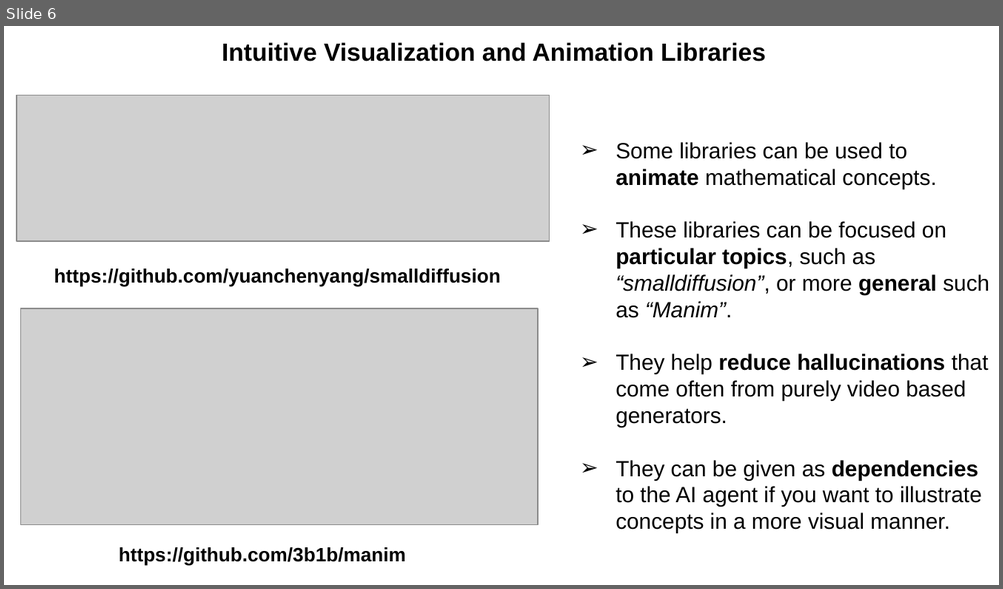
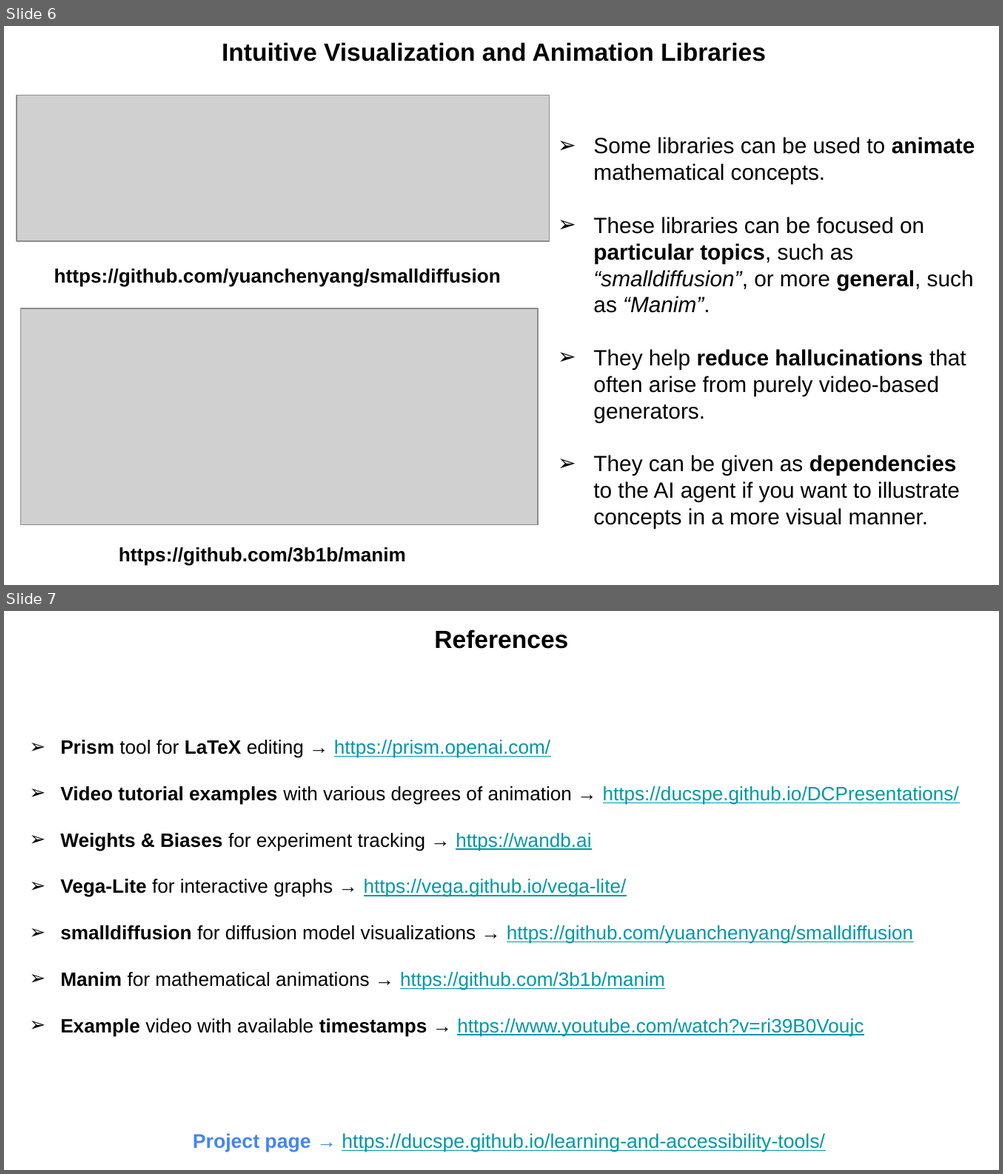
Before and after one commit to ducspe/learning-and-accessibility-tools, a slide deck: ExtraMaterial/LearningAndAccessibilityTools_Presentation.pptx. Shown one above the other, each under a label of ours: slide 6 before the commit, slides 6 and 7 after it. The pictures are 1003x589 and 1003x1174 pixels, drawn with LibreOffice and Linux fonts; fonts in the diff are those of the drawing; grey boxes stand for pictures. Boxes give left, top, right and bottom in pixels: in the first picture for what was removed or moved away, otherwise in the second. Text is boxed around its words. In the diff, an @@ line names an element or a change of style, - is before the commit and + after.

```diff
--- a/ExtraMaterial/LearningAndAccessibilityTools_Presentation.pptx
+++ b/ExtraMaterial/LearningAndAccessibilityTools_Presentation.pptx
@@ slide 7 added at bbox=[4, 611, 999, 1170], background #FFFFFF @@
@@ text added at bbox=[434, 629, 568, 649], 18 pt, text #000000, bold @@
+References
@@ text added at bbox=[60, 740, 959, 1037], 14 pt, text #000000 @@
+➢ Prism tool for LaTeX editing → https://prism.openai.com/
+➢ Video tutorial examples with various degrees of animation → https://ducspe.github.io/DCPresentations/
+➢ Weights & Biases for experiment tracking → https://wandb.ai
+➢ Vega-Lite for interactive graphs → https://vega.github.io/vega-lite/
+➢ smalldiffusion for diffusion model visualizations → https://github.com/yuanchenyang/smalldiffusion
+➢ Manim for mathematical animations → https://github.com/3b1b/manim
+➢ Example video with available timestamps → https://www.youtube.com/watch?v=ri39B0Voujc
@@ text added at bbox=[193, 1133, 825, 1152], 14.2 pt, text #0097A7, underline @@
+Project page → https://ducspe.github.io/learning-and-accessibility-tools/
@@ slide 6 changed as well @@
@@ text "Some libraries can be used ...": place and size @@
-text "Some libraries can be used ..." at bbox=[615, 142, 989, 534]
+text "Some libraries can be used ..." at bbox=[593, 137, 975, 528]
@@ text at bbox=[593, 217, 973, 423]: text changed @@
-➢ These libraries can be focused on particular topics, such as “smalldiffusion”, or more general such as “Manim”.
-➢ They help reduce hallucinations that come often from purely video based generators.
+➢ These libraries can be focused on particular topics, such as “smalldiffusion”, or more general, such as “Manim”.
+➢ They help reduce hallucinations that often arise from purely video-based generators.
```
Also in this commit, not shown: 5 other slides changed, 4 other files.
